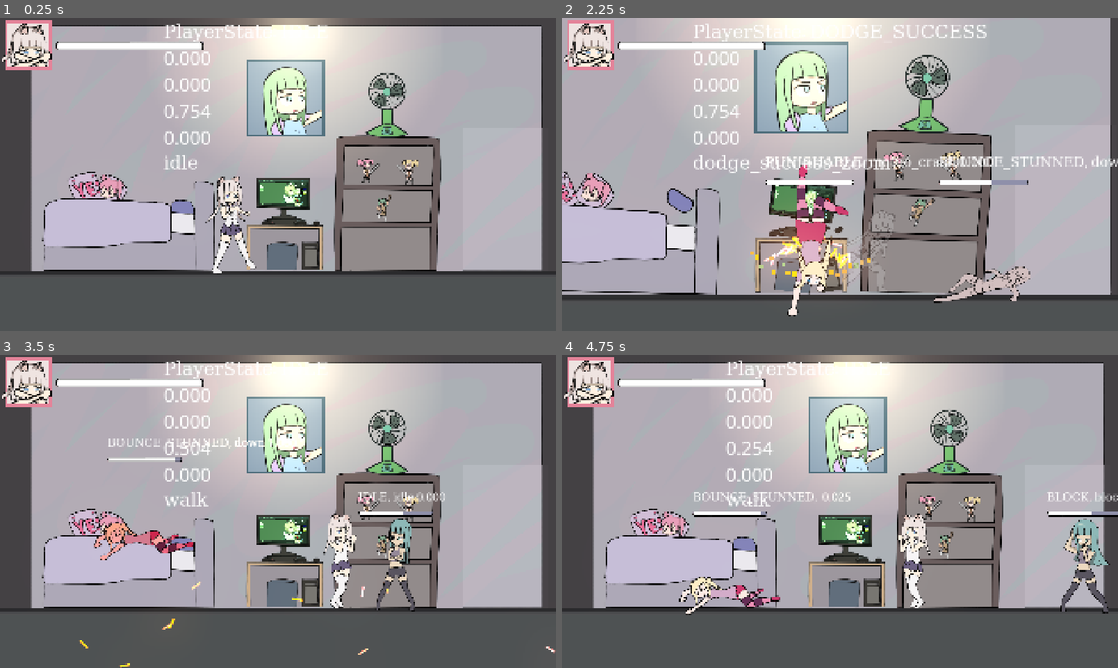
Above: before the commit, frames 1-4 (two rows, left to right).
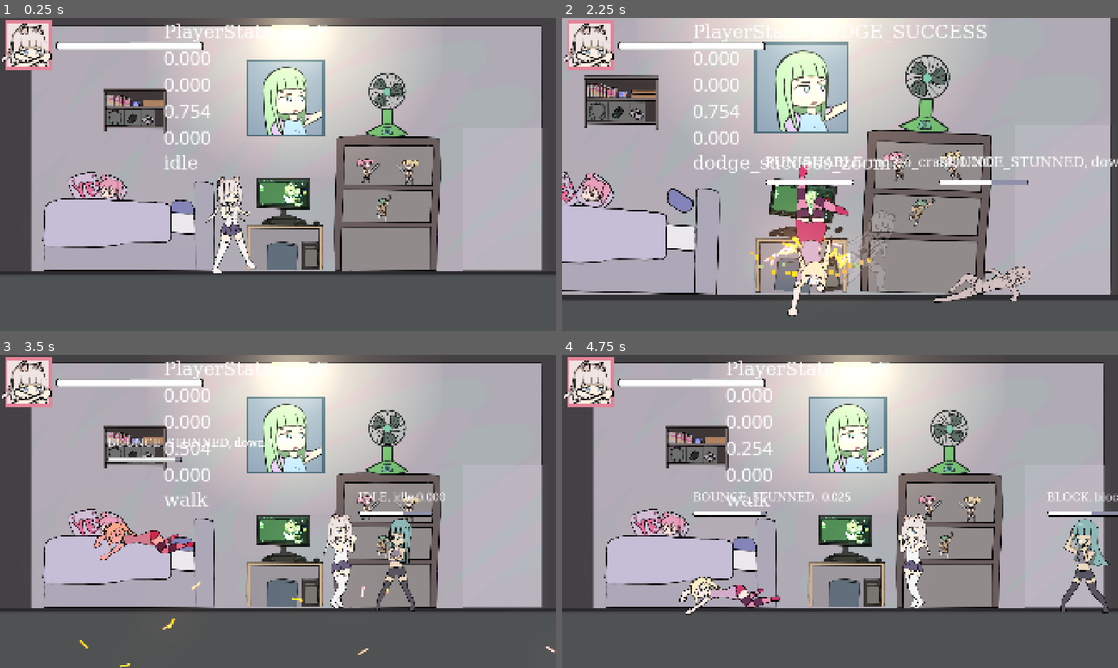
Above: after the commit, the same moments.

Repository: BeatMil/AnimuFight
Game: Godot game, scene res://scenes/stage01.tscn
Same seed, same stepped clock (60 frames per second), same inputs: the game is played once before the commit and once after it. This scene is started directly instead of the project's main scene.
Inputs (mouse positions are in pixels of both pictures, inside the frame that each line leads up to):
- Up to frame 1 (0.25 s): no input
- Up to frame 2 (2.25 s): tap Enter (ui_accept) at 0.5, 0.77, 1.52 s; move the mouse to (962, 158) at 0.52 s; hold J (hp) 0.53-1.28 s; hold D (right) 0.53-2.03 s; click (962, 158) at 0.67 s; move the mouse to (728, 190) at 1.27 s; tap Space (block) at 1.35 s; tap J (hp) at 1.55 s; move the mouse to (895, 105) at 2.02 s; hold A (left) from 2.03 s (still down); hold L (dodge) from 2.03 s (still down)
- Up to frame 3 (3.5 s): tap J (hp) at 2.3, 3.05 s; move the mouse to (250, 574) at 2.77 s; release A (left) at 2.78 s; release L (dodge) at 2.78 s; hold D (right) from 2.78 s (still down); tap , (execute) at 2.85 s; click (250, 574) at 2.92 s; tap Enter (ui_accept) at 3.02 s
- Up to frame 4 (4.75 s): move the mouse to (1006, 558) at 3.52 s; hold J (hp) 3.53-4.28 s; tap U (grab) at 3.6 s; tap Enter (ui_accept) at 3.77, 4.52 s; move the mouse to (673, 464) at 4.27 s; release D (right) at 4.28 s; hold A (left) from 4.28 s (still down); tap J (hp) at 4.35 s

The runs differ from the first frame. In frame 1, 1.4% of the frame differs, in the area x 18-30%, y 22-37%; in frame 2, 2.1%, in the area x 4-18%, y 18-36%; in frame 3, 1.2%; in frame 4, 1.4%.

Commit message:
Add shelf float

Diff:
--- /dev/null
+++ b/nodes/stage01/shelf_float.tscn
@@ -0,0 +1,109 @@
+[gd_scene load_steps=8 format=3 uid="uid://da7neonxxw6v0"]
+
+[ext_resource type="Script" uid="uid://cnqadldjogfkq" path="res://scripts/bed.gd" id="1_01iyg"]
+[ext_resource type="AudioStream" uid="uid://cd0pyf1nhyep6" path="res://media/sfxs/unequip01.wav" id="2_p7ec8"]
+[ext_resource type="Texture2D" uid="uid://b1fxuv1h8f36d" path="res://media/sprites/stage01/shelf_float/shelf_float.png" id="3_ojt2d"]
+
+[sub_resource type="RectangleShape2D" id="RectangleShape2D_hjwa2"]
+size = Vector2(244, 168)
+
+[sub_resource type="Animation" id="Animation_qjusy"]
+length = 0.001
+tracks/0/type = "value"
+tracks/0/imported = false
+tracks/0/enabled = true
+tracks/0/path = NodePath("Bed:position")
+tracks/0/interp = 1
+tracks/0/loop_wrap = true
+tracks/0/keys = {
+"times": PackedFloat32Array(0),
+"transitions": PackedFloat32Array(1),
+"update": 0,
+"values": [Vector2(0, 0)]
+}
+tracks/1/type = "value"
+tracks/1/imported = false
+tracks/1/enabled = true
+tracks/1/path = NodePath("Bed:rotation")
+tracks/1/interp = 1
+tracks/1/loop_wrap = true
+tracks/1/keys = {
+"times": PackedFloat32Array(0),
+"transitions": PackedFloat32Array(1),
+"update": 0,
+"values": [0.0]
+}
+
+[sub_resource type="Animation" id="Animation_f5xf4"]
+resource_name = "shake"
+length = 0.2
+step = 0.05
+tracks/0/type = "value"
+tracks/0/imported = false
+tracks/0/enabled = true
+tracks/0/path = NodePath("Bed:position")
+tracks/0/interp = 1
+tracks/0/loop_wrap = true
+tracks/0/keys = {
+"times": PackedFloat32Array(0),
+"transitions": PackedFloat32Array(1),
+"update": 0,
+"values": [Vector2(0, 0)]
+}
+tracks/1/type = "value"
+tracks/1/imported = false
+tracks/1/enabled = true
+tracks/1/path = NodePath("Bed:rotation")
+tracks/1/interp = 1
+tracks/1/loop_wrap = true
+tracks/1/keys = {
+"times": PackedFloat32Array(0, 0.1, 0.2),
+"transitions": PackedFloat32Array(1, 1, 1),
+"update": 0,
+"values": [0.0, 0.139626, 0.0]
+}
+tracks/2/type = "audio"
+tracks/2/imported = false
+tracks/2/enabled = true
+tracks/2/path = NodePath("AnimationPlayer/AudioStreamPlayer")
+tracks/2/interp = 1
+tracks/2/loop_wrap = true
+tracks/2/keys = {
+"clips": [{
+"end_offset": 0.0,
+"start_offset": 0.0,
+"stream": ExtResource("2_p7ec8")
+}],
+"times": PackedFloat32Array(0)
+}
+tracks/2/use_blend = true
+
+[sub_resource type="AnimationLibrary" id="AnimationLibrary_075hf"]
+_data = {
+&"RESET": SubResource("Animation_qjusy"),
+&"shake": SubResource("Animation_f5xf4")
+}
+
+[node name="Shelf" type="Node2D"]
+script = ExtResource("1_01iyg")
+
+[node name="Area2D" type="Area2D" parent="." groups=["background_object"]]
+collision_layer = 64
+collision_mask = 32
+
+[node name="CollisionShape2D" type="CollisionShape2D" parent="Area2D"]
+position = Vector2(1, 12)
+shape = SubResource("RectangleShape2D_hjwa2")
+
+[node name="AnimationPlayer" type="AnimationPlayer" parent="."]
+libraries = {
+&"": SubResource("AnimationLibrary_075hf")
+}
+
+[node name="AudioStreamPlayer" type="AudioStreamPlayer" parent="AnimationPlayer"]
+bus = &"SmolBus"
+
+[node name="Bed" type="Sprite2D" parent="."]
+texture = ExtResource("3_ojt2d")
+
+[connection signal="area_entered" from="Area2D" to="." method="_on_area_2d_area_entered"]
--- a/scenes/stage01.tscn
+++ b/scenes/stage01.tscn
@@ -30,6 +30,7 @@
 [ext_resource type="PackedScene" uid="uid://bdvm6x1ynbejn" path="res://nodes/stage01/shelf.tscn" id="25_qfycc"]
 [ext_resource type="AudioStream" uid="uid://ipghqhrcfviu" path="res://media/ost/beat_RCG_Detention_louder.wav" id="25_up7wt"]
 [ext_resource type="AudioStream" uid="uid://b1ca2dun1uldc" path="res://media/sfxs/GlassClash.wav" id="30_r2yrr"]
+[ext_resource type="PackedScene" uid="uid://da7neonxxw6v0" path="res://nodes/stage01/shelf_float.tscn" id="31_siln8"]
 
 [sub_resource type="Animation" id="Animation_4g6yn"]
 length = 0.001
@@ -931,6 +932,7 @@
 
 [node name="Player" parent="." instance=ExtResource("2_i8ayn")]
 position = Vector2(800, 704)
+hp = 2
 
 [node name="EnemySpawner7" parent="." node_paths=PackedStringArray("target") instance=ExtResource("3_65q8b")]
 position = Vector2(1912, -112)
@@ -1211,6 +1213,9 @@
 position = Vector2(1000, 32)
 attenuation = 0.5
 bus = &"LouderBus"
+
+[node name="Shelf2" parent="." instance=ExtResource("31_siln8")]
+position = Vector2(465.064, 295.78)
 
 [connection signal="body_entered" from="DebrisArea2D" to="." method="_on_debris_area_2d_body_entered"]
 [connection signal="body_entered" from="BounceToLeft" to="." method="_on_bounce_to_left_body_entered"]
Binary file added: media/sprites/stage01/shelf_float/shelf_float.png
Not shown, added: media/sprites/stage01/shelf_float/shelf_float.png.import
Not shown: 1 places in scenes/stage01.tscn that only renumber resources
